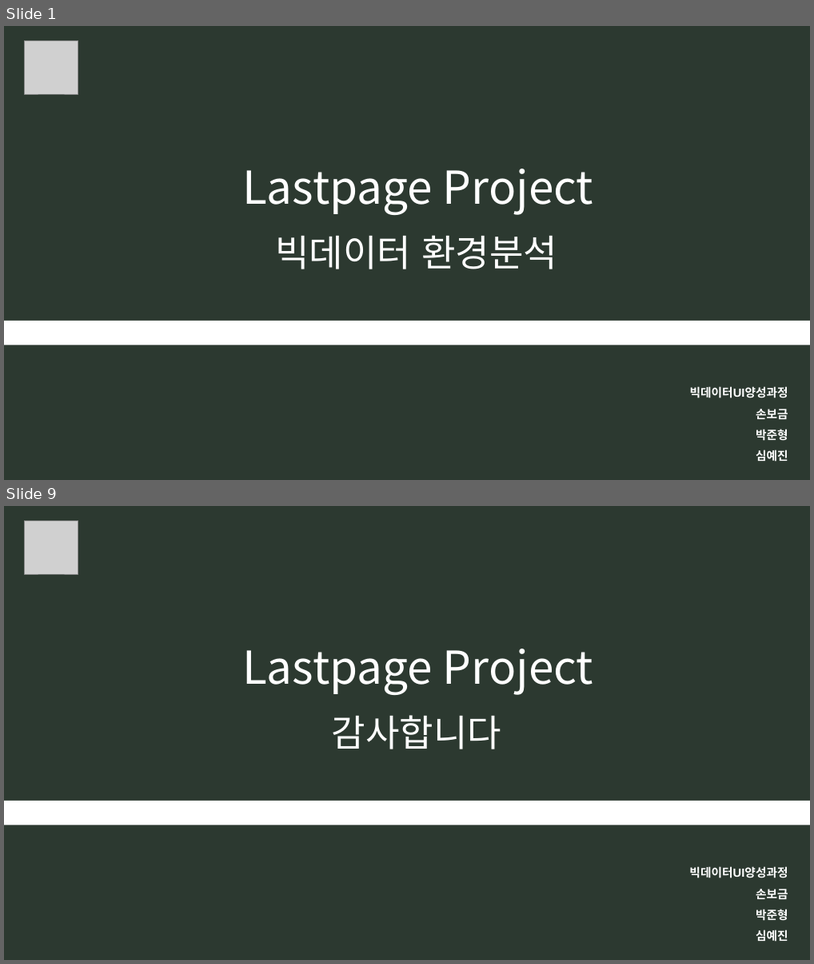
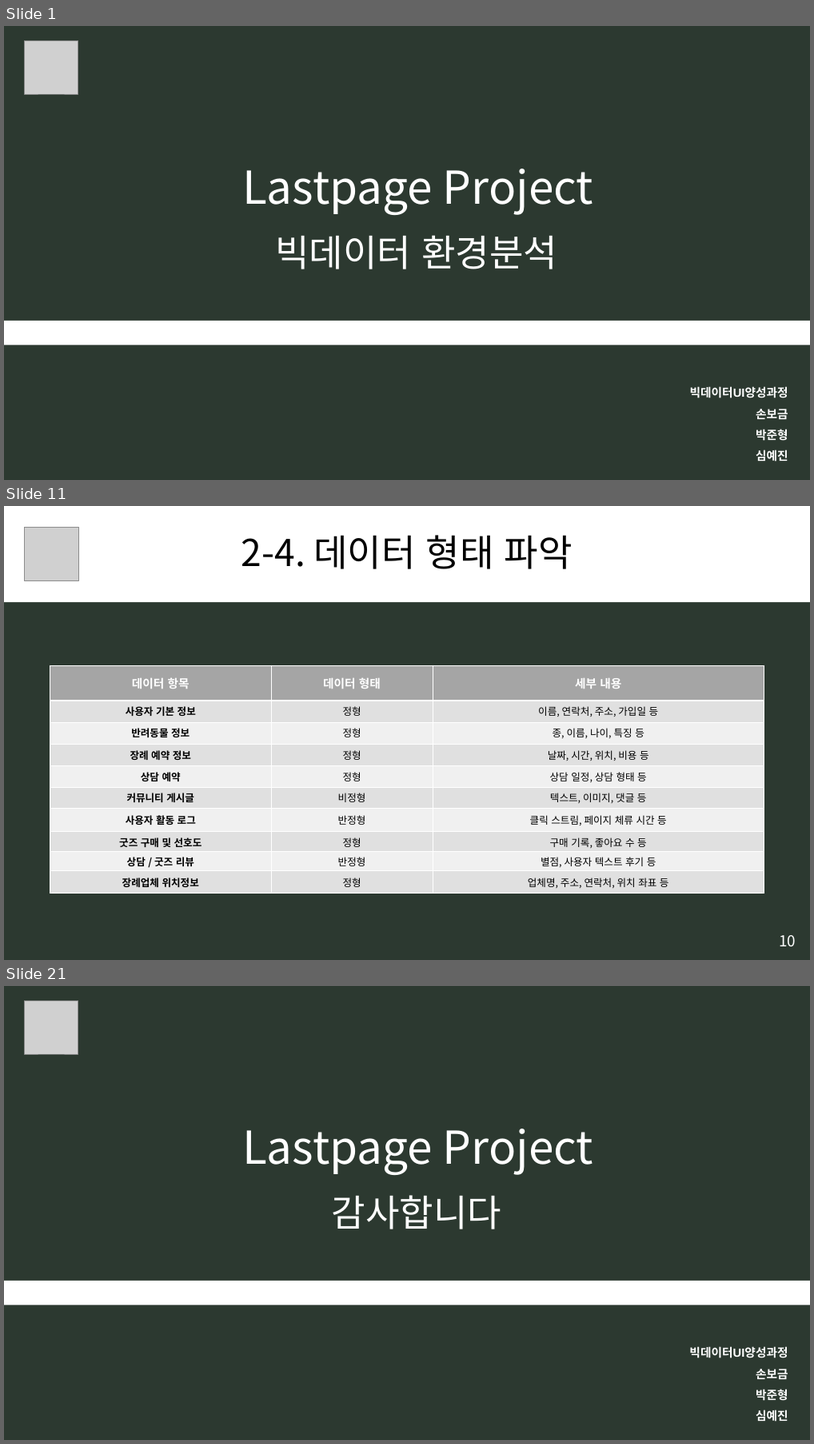
Before and after one commit to B735244/Bigdata_UI_Bogeum, a slide deck: 0. 모듈시험자료/[모듈] 9. 빅데이터 환경분석.pptx. Shown one above the other, each under a label of ours: slides 1 and 9 before the commit, slides 1, 11 and 21 after it; the slides between them are not shown. The pictures are 814x964 and 814x1444 pixels, drawn with LibreOffice and Linux fonts; fonts in the diff are those of the drawing; grey boxes stand for pictures. Boxes give left, top, right and bottom in pixels: in the first picture for what was removed or moved away, otherwise in the second. Text is boxed around its words. In the diff, an @@ line names an element or a change of style, - is before the commit and + after.

```diff
--- a/0. 모듈시험자료/[모듈] 9. 빅데이터 환경분석.pptx
+++ b/0. 모듈시험자료/[모듈] 9. 빅데이터 환경분석.pptx
@@ slide 11 added at (4,506,810,960), background #2C3930 @@
@@ rectangle added at (4,506,810,602), fill #FFFFFF, 44 pt, text #000000 @@
+2-4. 데이터 형태 파악
@@ picture added at (25,527,78,581) @@
@@ table added at (50,665,765,892), 10 rows, 3 columns @@
+데이터 항목 | 데이터 형태 | 세부 내용
+사용자 기본 정보 | 정형 | 이름, 연락처, 주소, 가입일 등
+반려동물 정보 | 정형 | 종, 이름, 나이, 특징 등
+장례 예약 정보 | 정형 | 날짜, 시간, 위치, 비용 등
+상담 예약 | 정형 | 상담 일정, 상담 형태 등
+커뮤니티 게시글 | 비정형 | 텍스트, 이미지, 댓글 등
+사용자 활동 로그 | 반정형 | 클릭 스트림, 페이지 체류 시간 등
+굿즈 구매 및 선호도 | 정형 | 구매 기록, 좋아요 수 등
+상담 / 굿즈 리뷰 | 반정형 | 별점, 사용자 텍스트 후기 등
+장례업체 위치정보 | 정형 | 업체명, 주소, 연락처, 위치 좌표 등
@@ text added at (779,935,796,946), 18 pt, text #FFFFFF @@
+10
@@ what was slide 9 is now slide 21 @@
```
Also in this commit, not shown: 7 slides changed, 11 other slides added.
